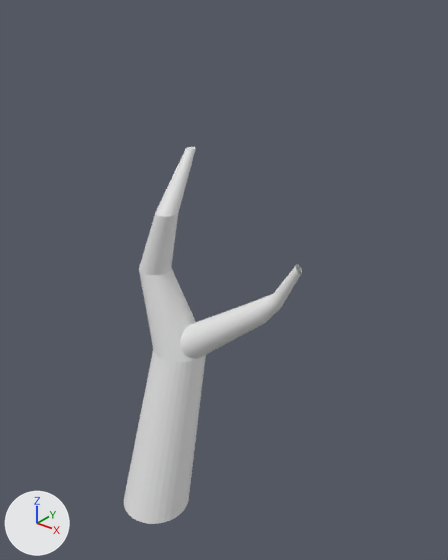
Renders of the Blender file Env_Tree_Normal_A.blend from each side of a commit.
Before and after are seen from a 50 mm lens placed at (10.56, -9.87, 14.55), pointed at (1.13, 1.92, 7.24). The axes (+X, +Y, +Z) are drawn at lower left. The lights are the same throughout. The older version comes first.
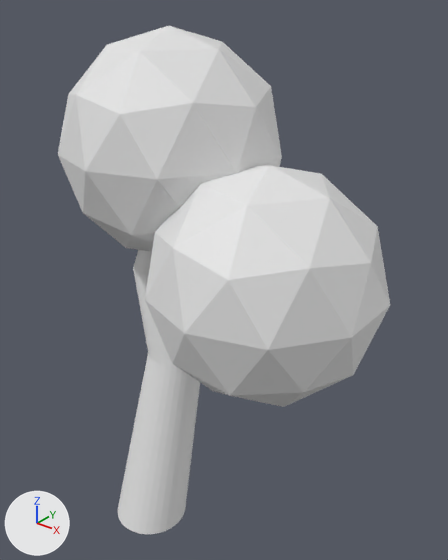
Changed parts and their boxes [x1, y1, x2, y2] in the pictures (448 x 560 px; the box of a moved part takes in the faces that stretch with it):
'Cylinder', reshaped, moved, rescaled (86% wider, 35% taller): before [124, 147, 302, 524]; after [58, 26, 390, 534]
part 1 of me_cylinder_001, added: after [145, 165, 390, 407]
part 2 of me_cylinder_001, moved or reshaped: before [124, 147, 206, 524]; after [118, 250, 200, 534]
part 3 of me_cylinder_001, moved or reshaped (not visible afterwards): before [180, 264, 302, 359]
part 4 of me_cylinder_001, added: after [58, 26, 282, 252]

Patch to the scene script:
```diff
--- a/Env_Tree_Normal_A.blend.py
+++ b/Env_Tree_Normal_A.blend.py
@@ me_cylinder_001 @@
 # used by ob_cylinder; location = (0.0, 0.0, 2.22); scale = (1.0, 1.0, 2.4)
-me_cylinder_001.from_pydata(...)  # 288 vertices, 226 faces; spans x -1.3..3.64, y -1.0..2.44, z -0.86..3.46
+me_cylinder_001.from_pydata(...)  # 372 vertices, 386 faces; spans x -2.14..0.95, y -1.0..1.22, z -2.78..1.91
+# me_cylinder_001 part 1: a new loose piece, an icosphere of 80 faces spanning x -0.95..0.95, y -1.0..1.0, z -1.0..1.0
+# me_cylinder_001 part 2: the loose piece of 160 vertices spanning x -1.3..1.0, y -1.0..2.44, z -0.86..3.46 is scaled about its middle by (0.359, 0.359, 0.86), then moved by (-0.96, -0.92, -2.22)
+# me_cylinder_001 part 3: the loose piece of 128 vertices spanning x -0.31..3.64, y 0.78..1.95, z 0.96..2.59 is scaled about its middle by (0.359, 0.359, 0.86), then moved by (-2.12, -1.33, -2.29)
+# me_cylinder_001 part 4: a new loose piece, an icosphere of 80 faces spanning x -2.14..-0.24, y -0.78..1.22, z -0.09..1.91
@@ ob_cylinder @@
 ob_cylinder = bpy.data.objects.new('Cylinder', me_cylinder_001)
-ob_cylinder.location = (0.0, 0.0, 2.22)
-ob_cylinder.scale = (1.0, 1.0, 2.4)
+ob_cylinder.location = (2.94, 1.27, 7.91)
+ob_cylinder.scale = (2.94, 2.94, 2.94)
```
